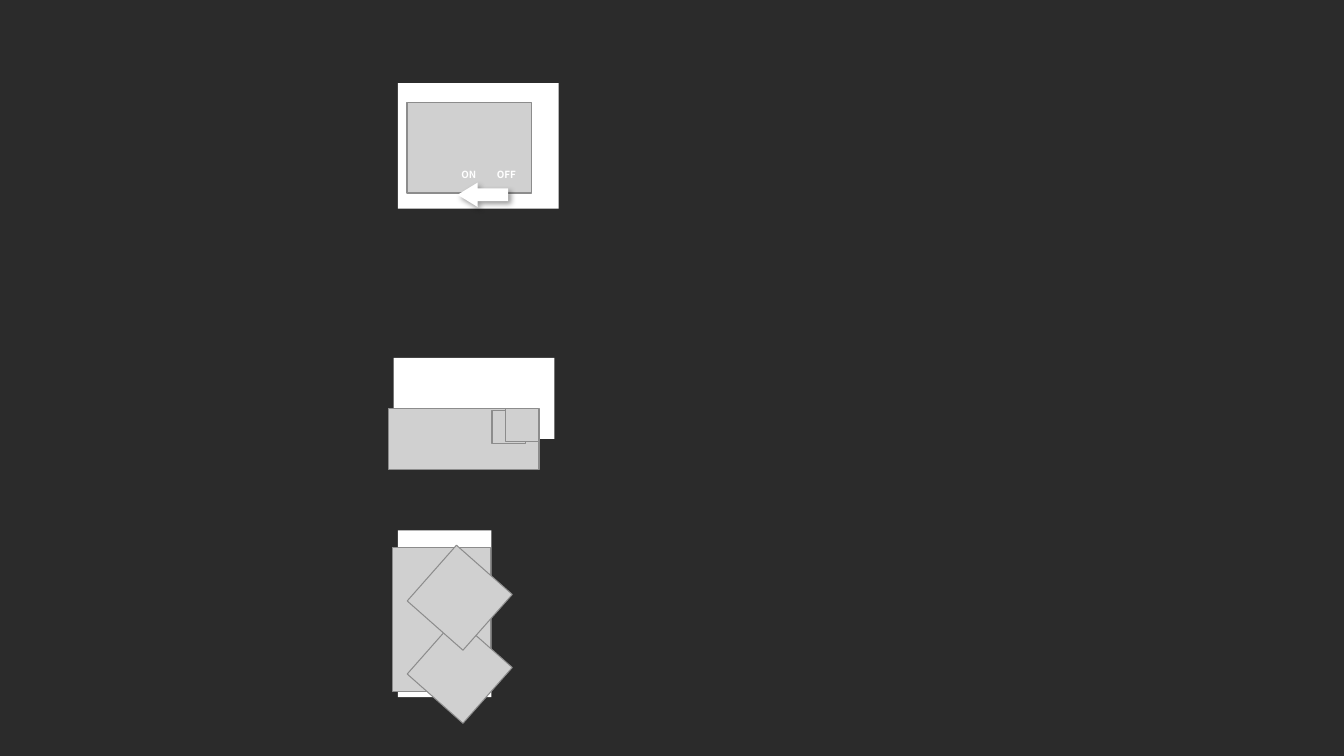
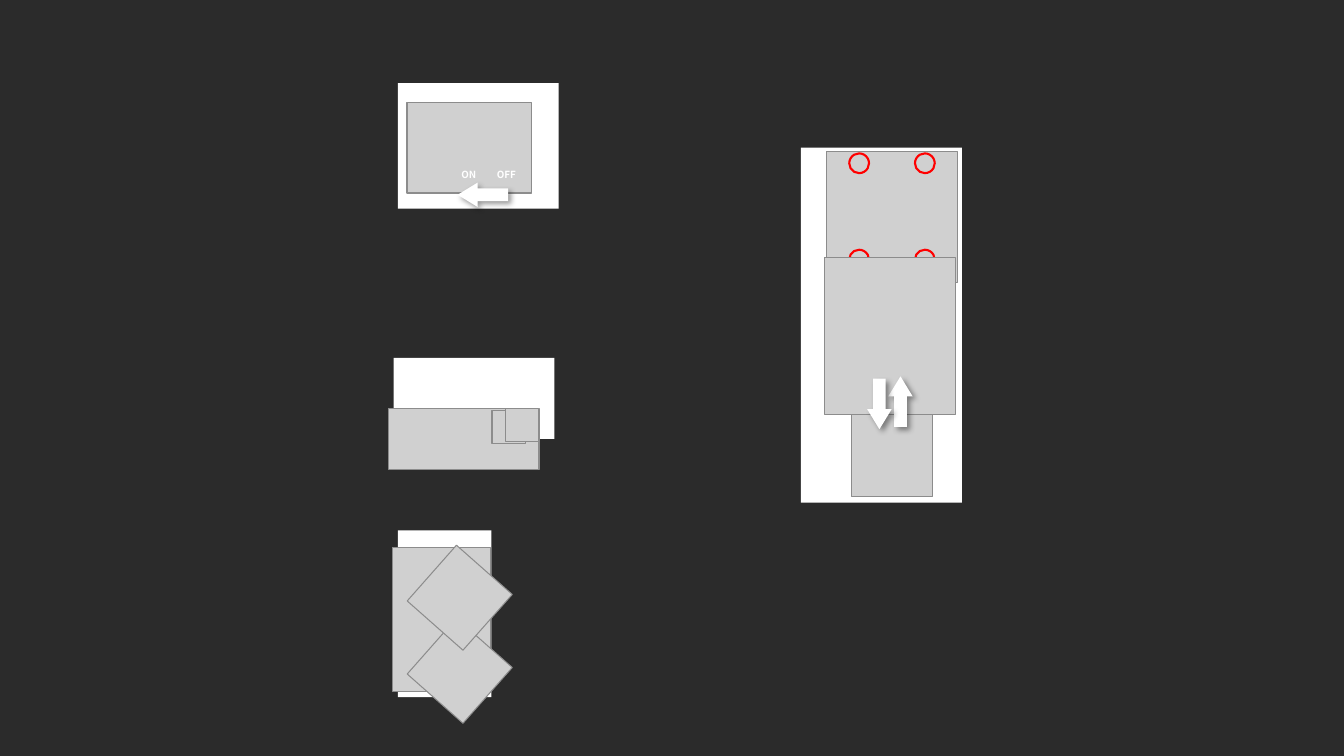
Before and after one commit to tasai511/Dream_1st_Edition, a slide deck: slide 7 of docs/取説.pptx (slide 4 before the commit). Drawn at 1344x756 pixels with LibreOffice and Linux fonts; fonts in the diff are those of the drawing; grey boxes stand for pictures; background and template pictures are left out; a plain dark background stands for a picture behind light text. Boxes give left, top, right and bottom in pixels: in the first picture for what was removed or moved away, otherwise in the second. Text is boxed around its words. In the diff, an @@ line names an element or a change of style, - is before the commit and + after.

```diff
--- a/docs/取説.pptx
+++ b/docs/取説.pptx
@@ rectangle added at (802, 147, 963, 502), fill #FFFFFF @@
@@ picture added at (825, 257, 956, 414) @@
@@ group added at (827, 152, 958, 283): 4 ellipses, 1 picture @@
@@ left arrow added at (869, 380, 890, 427), fill #FFFFFF, outline #FFFFFF 1.5 pt @@
@@ left arrow added at (890, 379, 911, 426), fill #FFFFFF, outline #FFFFFF 1.5 pt @@
@@ picture added at (851, 414, 933, 496) @@
```
Also in this commit, not shown: 3 slides added, 1 other file.
